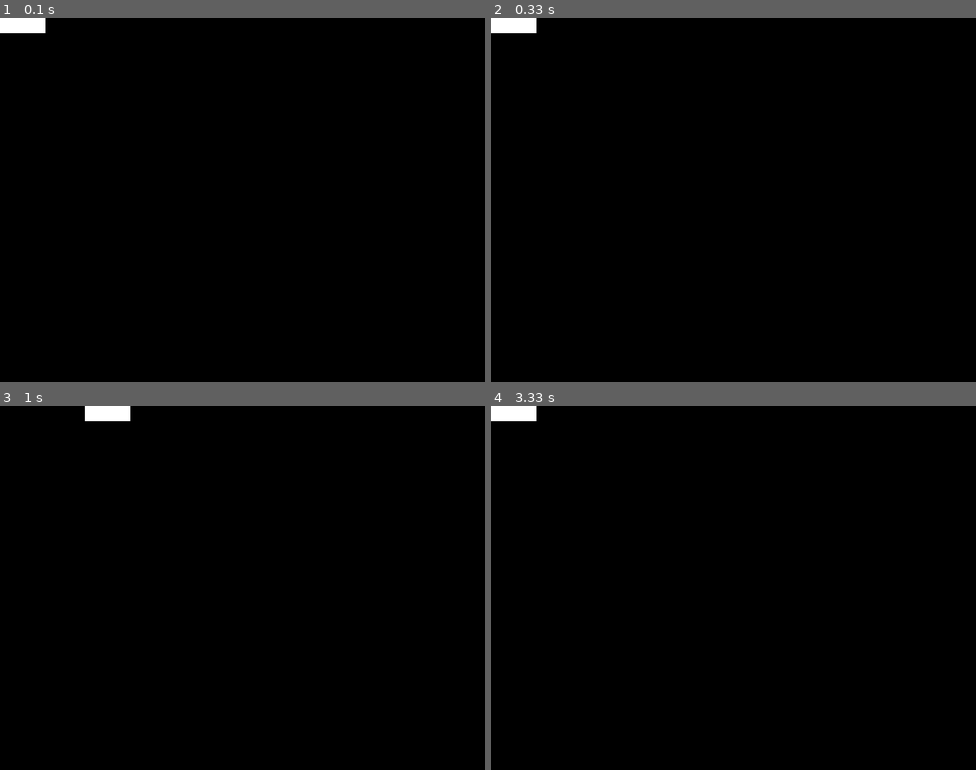
Above: before the commit, frames 1-4 (two rows, left to right).
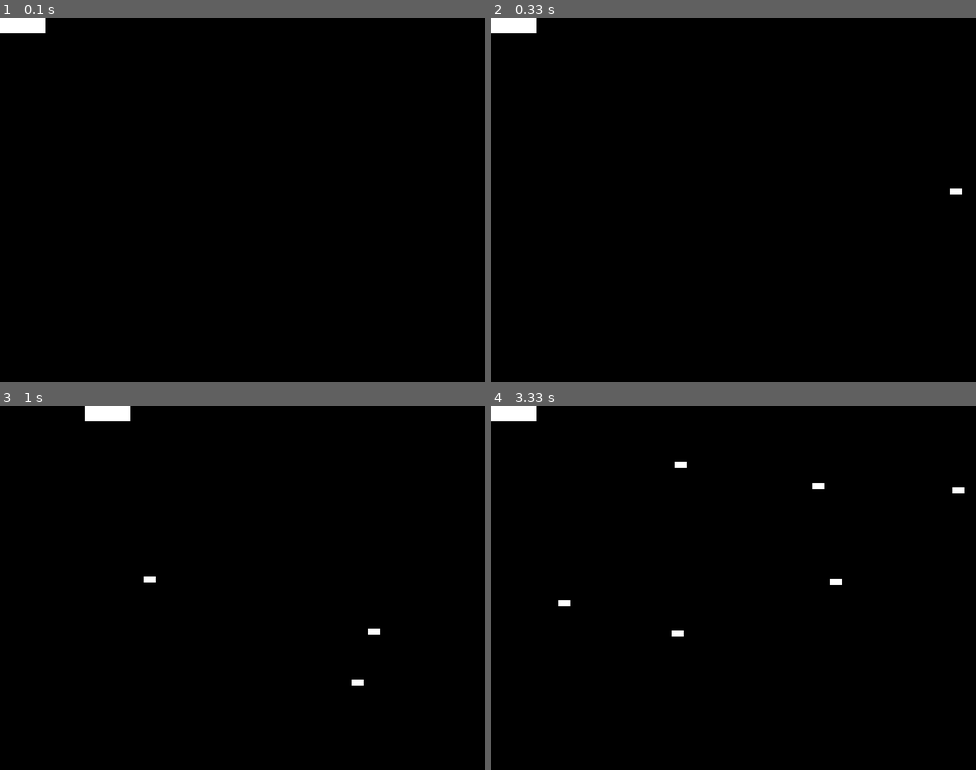
Above: after the commit, the same moments.

Repository: ImShankk/cs-pygame-
Game: pygame game, started from main.py
Two runs of this game, one before a commit and one after it. Both use one fixed random seed, a clock stepped at 60 frames per second and the inputs below.
Inputs:
- Up to frame 1 (0.1 s): no input
- Up to frame 2 (0.33 s): no input
- Up to frame 3 (1 s): hold Right 0.33-0.8 s; hold Up from 0.83 s (still down)
- Up to frame 4 (3.33 s): release Up at 1.13 s; hold Right 1.17-1.63 s; hold Left 1.67-2.2 s; hold Down 2.23-2.53 s; hold Left 2.57-2.97 s; hold Up from 3 s (still down)

Frame 1 is identical in both runs. In frame 2, less than 0.1% of the frame differs, in the area x 94-98%, y 46-49%; in frame 3, 0.1%; in frame 4, 0.2%, in the area x 13-98%, y 15-64%.

Commit message:
Add files via upload

Diff:
--- a/main.py
+++ b/main.py
@@ -52,11 +52,7 @@
         if self.rect.bottom >= SCREEN_HEIGHT:
             self.rect.bottom = SCREEN_HEIGHT
 
-# Initialize pygame
-pygame.init()
-
-# Define the enemy object by extending pygame.sprite.Sprite
-# The surface you draw on the screen is now an attribute of 'enemy'
+#Enemy class
 class Enemy(pygame.sprite.Sprite):
     def __init__(self):
         super(Enemy, self).__init__()
@@ -70,16 +66,22 @@
         )
         self.speed = random.randint(5, 20)
 
-    # Move the sprite based on speed
-    # Remove the sprite when it passes the left edge of the screen
     def update(self):
         self.rect.move_ip(-self.speed, 0)
         if self.rect.right < 0:
             self.kill()
 
+
+# Initialize pygame
+pygame.init()
+
 # Create the screen object
 # The size is determined by the constant SCREEN_WIDTH and SCREEN_HEIGHT
 screen = pygame.display.set_mode((SCREEN_WIDTH, SCREEN_HEIGHT))
+
+#Create a custom event
+ADDENEMY = pygame.USEREVENT + 1
+pygame.time.set_timer(ADDENEMY, 250)
 
 # Instantiate player. Right now, this is just a rectangle.
 player = Player()
@@ -93,6 +95,7 @@
 
 # Variable to keep the main loop running
 running = True
+count = 0
 
 # Main loop
 while running:
@@ -107,11 +110,21 @@
         elif event.type == QUIT:
             running = False
 
+        #Add new enemy
+        elif event.type == ADDENEMY:
+            #Create new enemy
+            new_enemy = Enemy()
+            enemies.add(new_enemy)
+            all_sprites.add(new_enemy)
+
     # Get all the keys currently pressed
     pressed_keys = pygame.key.get_pressed()
 
     # Update the player sprite based on user keypresses
     player.update(pressed_keys)
+
+    #Update enemy position
+    enemies.update()
 
     # Fill the screen with black
     screen.fill((0, 0, 0))
@@ -120,8 +133,16 @@
     for entity in all_sprites:
         screen.blit(entity.surf, entity.rect)
 
-    # Draw the player on the screen
-    screen.blit(player.surf, player.rect)
+    #Check if any enemies have collied wit the player
+    if pygame.sprite.spritecollideany(player, enemies):
+        #if so - remove the player and stop the loop
+        # player.kill()
+        count += 1
+        print("Player has been hit {} times".format(count))
+        if count == 10:
+            player.kill()
+            print("\nTHE GAME IS OVER YOU GOT HIT {} TIMES\n".format(count))
+            running = False
 
     # Update the display
     pygame.display.flip()
